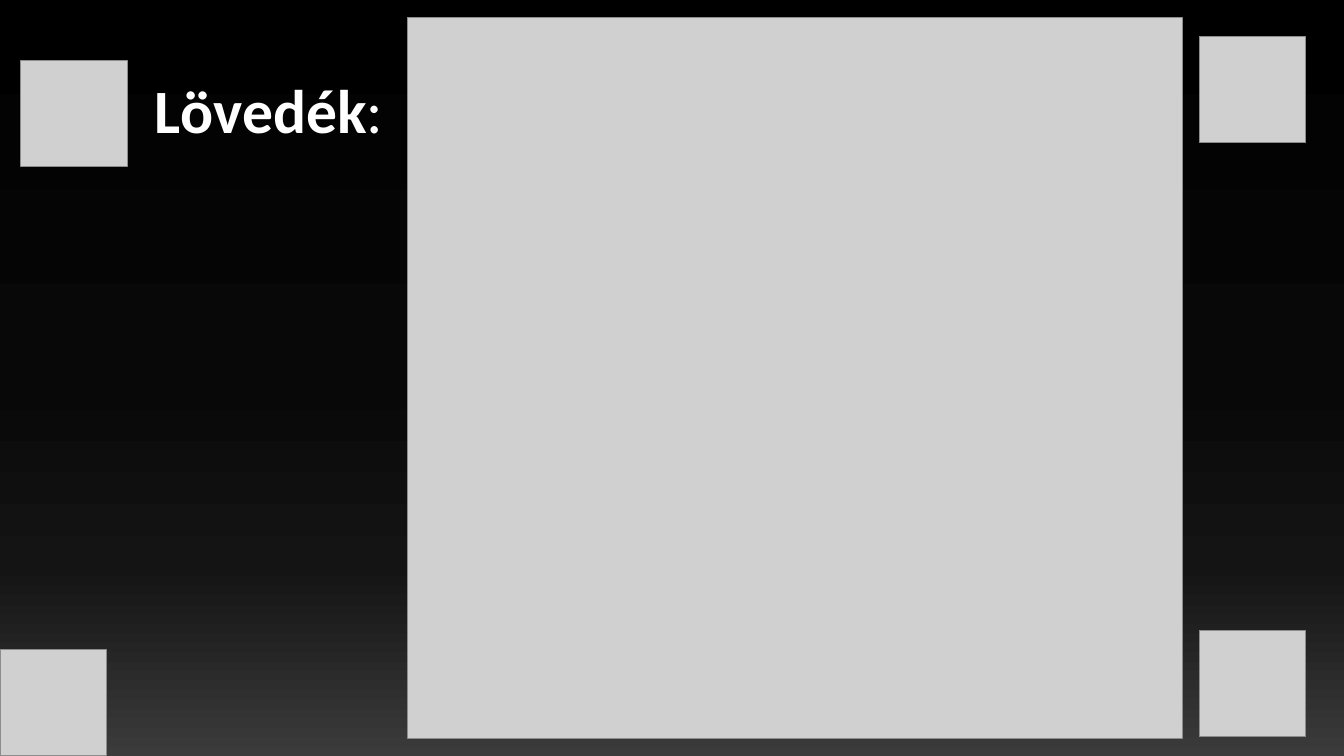
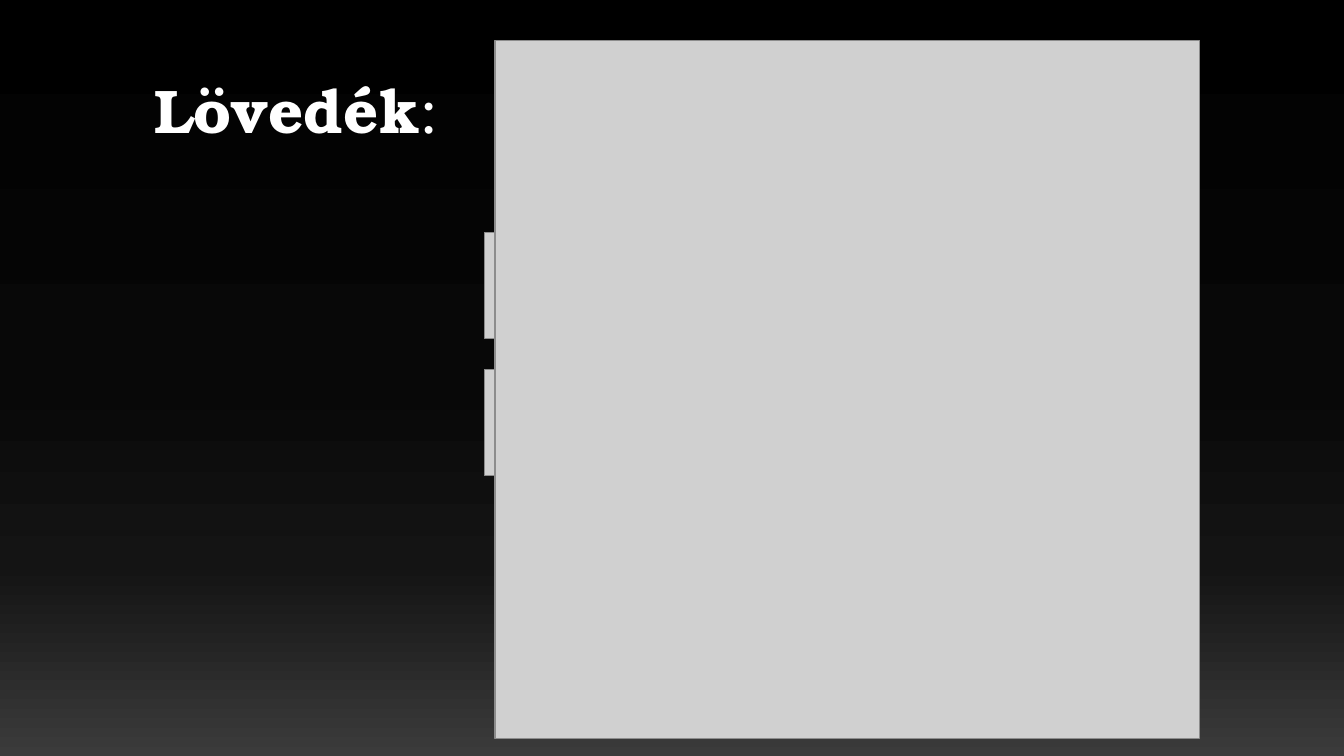
Before and after one commit to szollingerrajmund/SpaceHunter, a slide deck: slide 5 of PPT/Space Hunter.pptx (slide 4 before the commit). Drawn at 1344x756 pixels with LibreOffice and Linux fonts; fonts in the diff are those of the drawing; grey boxes stand for pictures. Boxes give left, top, right and bottom in pixels: in the first picture for what was removed or moved away, otherwise in the second. Text is boxed around its words. In the diff, an @@ line names an element or a change of style, - is before the commit and + after.

```diff
--- a/PPT/Space Hunter.pptx
+++ b/PPT/Space Hunter.pptx
@@ title "Lövedék:" at box(155, 86, 440, 134): font Calibri to TeX Gyre Bonum @@
@@ picture: place and size @@
-picture at box(408, 18, 1183, 739)
+picture at box(495, 40, 1200, 739)
@@ picture removed at box(1200, 36, 1306, 142) @@
@@ picture: place and size @@
-picture at box(21, 60, 127, 166)
+picture at box(485, 233, 591, 339)
@@ picture: place and size @@
-picture at box(0, 650, 106, 756)
+picture at box(485, 370, 591, 476)
@@ picture removed at box(1200, 631, 1306, 737) @@
```
Also in this commit, not shown: 6 other slides changed, 2 slides added, 2 slides removed, 1 other file.
